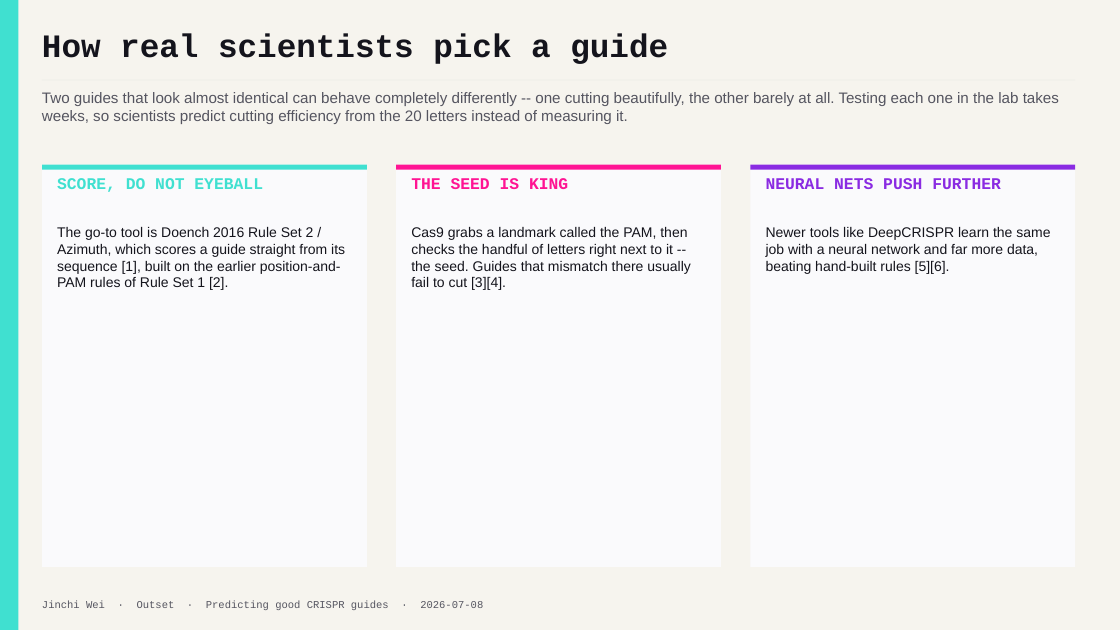
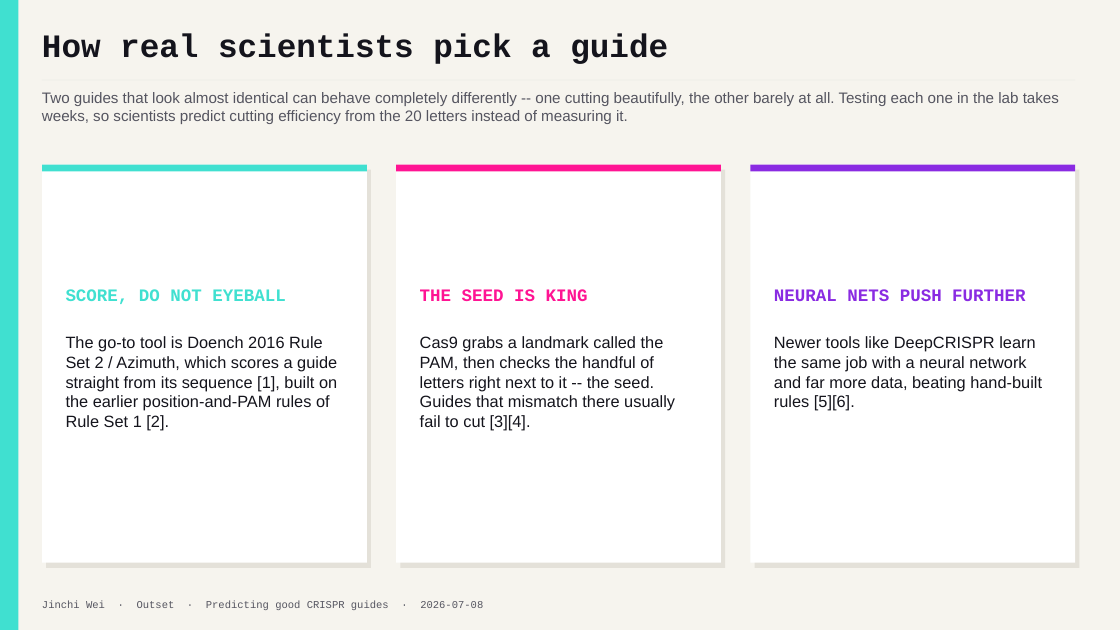
Before and after one commit to jinchiwei/outset-ai-healthcare, a slide deck: slide 4 of solutions/g1_crispr/slides/g1_crispr.pptx. Drawn at 1120x630 pixels with LibreOffice and Linux fonts; fonts in the diff are those of the drawing. Boxes give left, top, right and bottom in pixels: in the first picture for what was removed or moved away, otherwise in the second. Text is boxed around its words. In the diff, an @@ line names an element or a change of style, - is before the commit and + after.

```diff
--- a/solutions/g1_crispr/slides/g1_crispr.pptx
+++ b/solutions/g1_crispr/slides/g1_crispr.pptx
@@ rectangle added at (42,165,367,563), fill #FFFFFF @@
@@ rectangle: place and size @@
-rectangle at (42,165,367,567)
+rectangle at (46,170,371,568)
@@ rectangle at (46,170,371,568): fill #FAFAFC to #E4E1D9 @@
@@ rectangle: place and size @@
-rectangle at (397,165,722,567)
+rectangle at (397,165,722,563)
@@ rectangle at (397,165,722,563): fill #FAFAFC to #FFFFFF @@
@@ rectangle added at (401,170,726,568), fill #E4E1D9 @@
@@ rectangle at (750,165,1075,563): fill #FAFAFC to #FFFFFF @@
@@ rectangle: place and size @@
-rectangle at (750,165,1075,567)
+rectangle at (750,165,1075,563)
@@ rectangle added at (755,170,1080,568), fill #E4E1D9 @@
@@ text "SCORE, DO NOT EYEBALL": place and size @@
-text "SCORE, DO NOT EYEBALL" at (57,178,263,192)
+text "SCORE, DO NOT EYEBALL" at (66,289,285,304)
@@ text "THE SEED IS KING": place and size @@
-text "THE SEED IS KING" at (411,178,568,189)
+text "THE SEED IS KING" at (420,289,588,301)
@@ size 14 to 15 pt in 3 elements at (420,289,588,301), (66,289,285,304), (774,289,1025,301) @@
@@ text "NEURAL NETS PUSH FURTHER": place and size @@
-text "NEURAL NETS PUSH FURTHER" at (766,178,1001,189)
+text "NEURAL NETS PUSH FURTHER" at (774,289,1025,301)
@@ size 12 to 14 pt in 3 elements at (420,336,675,431), (774,336,1042,411), (66,336,337,431) @@
@@ text "The go-to tool is Doench ...": place and size @@
-text "The go-to tool is Doench ..." at (57,227,345,290)
+text "The go-to tool is Doench ..." at (66,336,337,431)
@@ text "Cas9 grabs a landmark called ...": place and size @@
-text "Cas9 grabs a landmark called ..." at (411,227,691,290)
+text "Cas9 grabs a landmark called ..." at (420,336,675,431)
@@ text "Newer tools like DeepCRISPR learn ...": place and size @@
-text "Newer tools like DeepCRISPR learn ..." at (766,227,1050,274)
+text "Newer tools like DeepCRISPR learn ..." at (774,336,1042,411)
```
Also in this commit, not shown: 6 other slides changed, 3 other files.
